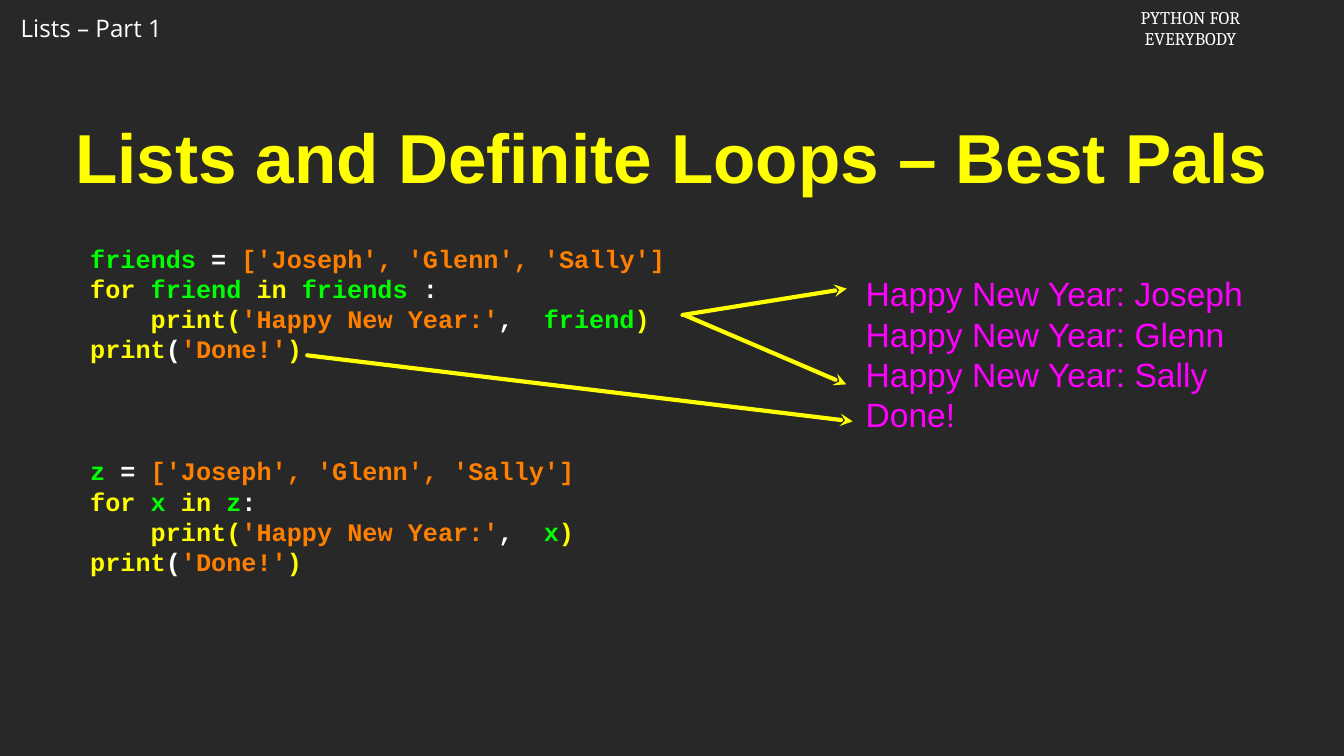
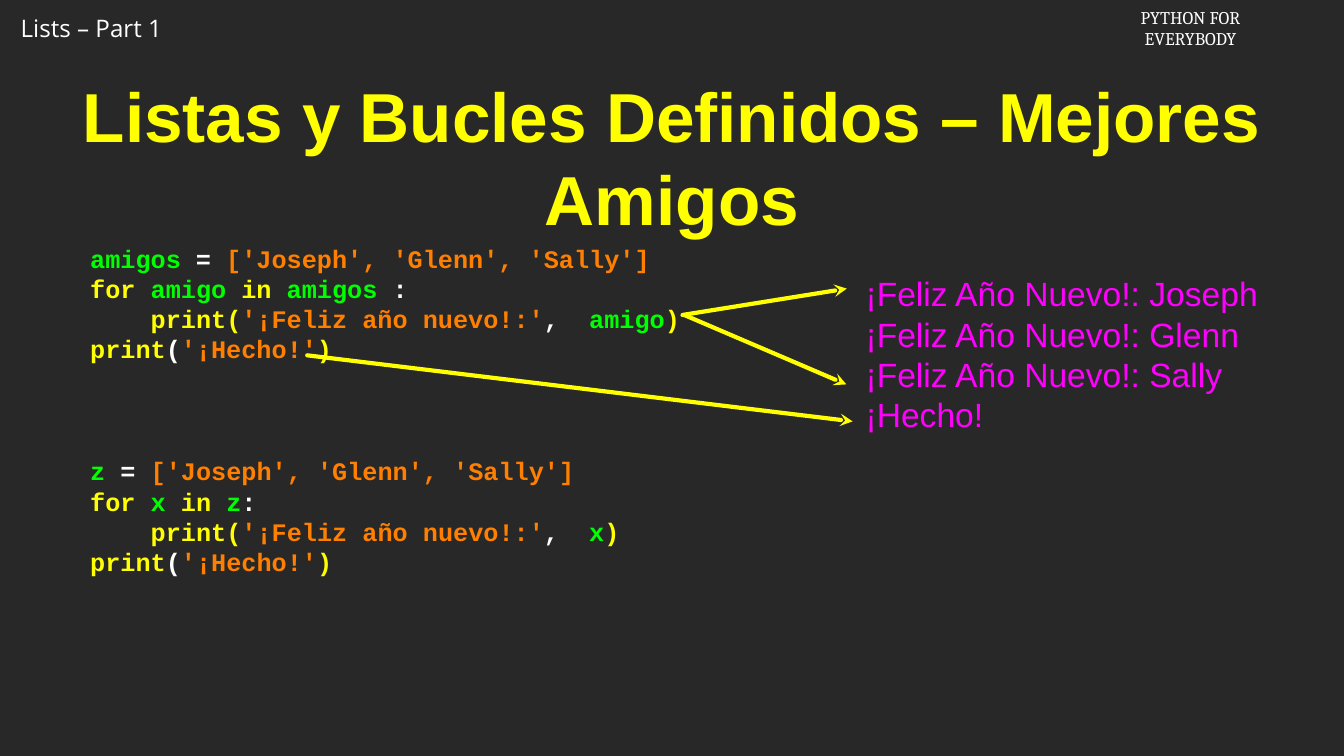
Before and after one commit to csev/py4e, a slide deck: slide 7 of ai/8.1.pptx. Drawn at 1344x756 pixels with LibreOffice and Linux fonts; fonts in the diff are those of the drawing; background and template pictures are left out. Boxes give left, top, right and bottom in pixels: in the first picture for what was removed or moved away, otherwise in the second. Text is boxed around its words. In the diff, an @@ line names an element or a change of style, - is before the commit and + after.

```diff
--- a/ai/8.1.pptx
+++ b/ai/8.1.pptx
@@ title at [83, 91, 1260, 238]: text changed @@
-Lists and Definite Loops – Best Pals
+Listas y Bucles Definidos – Mejores Amigos
@@ text at [90, 249, 680, 364]: text changed @@
-friends = ['Joseph', 'Glenn', 'Sally']
-for friend in friends :
-print('Happy New Year:', friend)
-print('Done!')
+amigos = ['Joseph', 'Glenn', 'Sally']
+for amigo in amigos :
+print('¡Feliz año nuevo!:', amigo)
+print('¡Hecho!')
@@ text at [866, 281, 1257, 433]: text changed @@
-Happy New Year: Joseph
-Happy New Year: Glenn
-Happy New Year: Sally
-Done!
+¡Feliz Año Nuevo!: Joseph
+¡Feliz Año Nuevo!: Glenn
+¡Feliz Año Nuevo!: Sally
+¡Hecho!
@@ text at [90, 522, 619, 577]: text changed @@
-print('Happy New Year:', x)
-print('Done!')
+print('¡Feliz año nuevo!:', x)
+print('¡Hecho!')
```
Also in this commit, not shown: 11 other slides changed.
